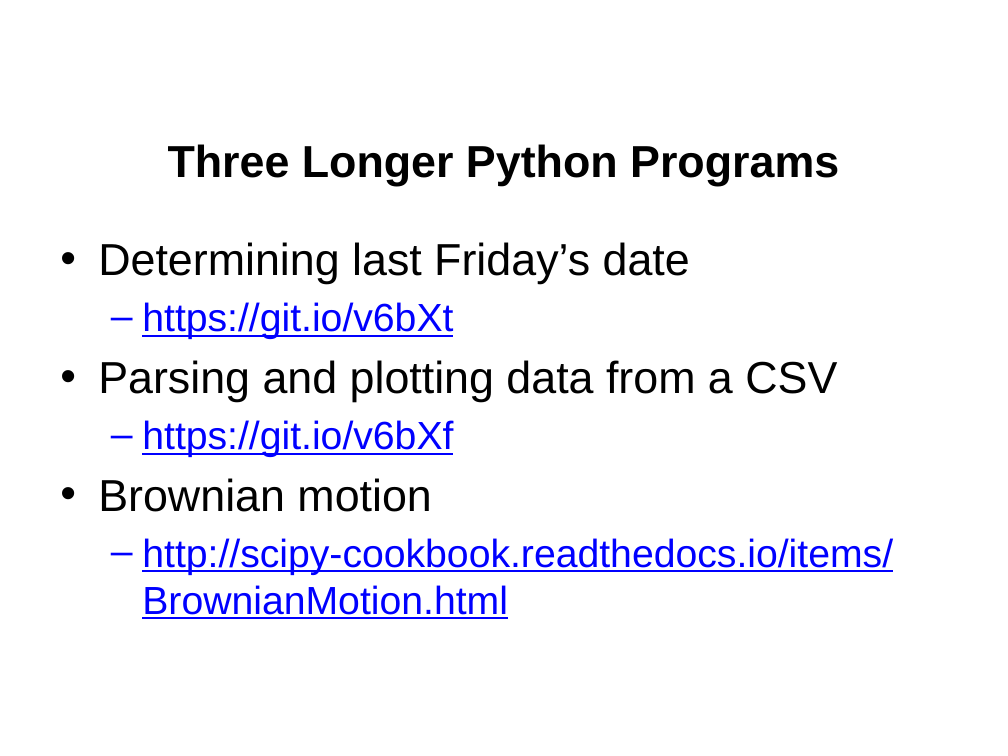
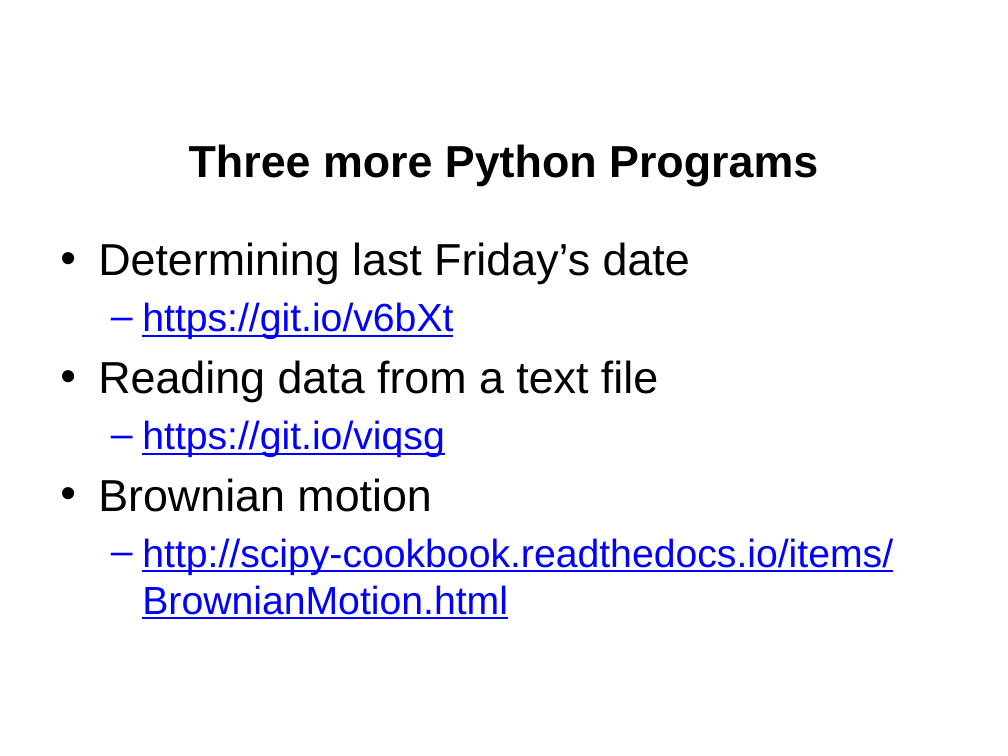
Before and after one commit to jgerity/talks, a slide deck: slide 16 of 2016/computing_workgroup/intro-to-python/intro-to-python.pptx (slide 17 before the commit). Drawn at 1008x756 pixels with LibreOffice and Linux fonts; fonts in the diff are those of the drawing; background and template pictures are left out. Boxes give left, top, right and bottom in pixels: in the first picture for what was removed or moved away, otherwise in the second. Text is boxed around its words. In the diff, an @@ line names an element or a change of style, - is before the commit and + after.

```diff
--- a/2016/computing_workgroup/intro-to-python/intro-to-python.pptx
+++ b/2016/computing_workgroup/intro-to-python/intro-to-python.pptx
@@ title at [189, 144, 818, 186]: text changed @@
-Three Longer Python Programs
+Three more Python Programs
@@ text at [98, 360, 658, 457]: text changed @@
-• Parsing and plotting data from a CSV
-  – https://git.io/v6bXf
+• Reading data from a text file
+  – https://git.io/viqsg
```
Also in this commit, not shown: 7 other slides changed, 5 slides added, 1 slide removed.
